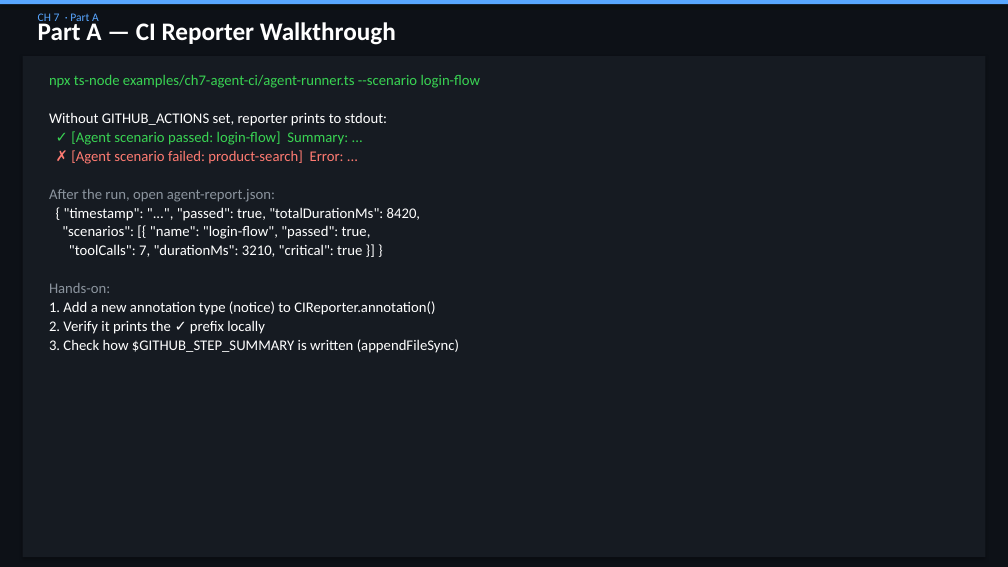
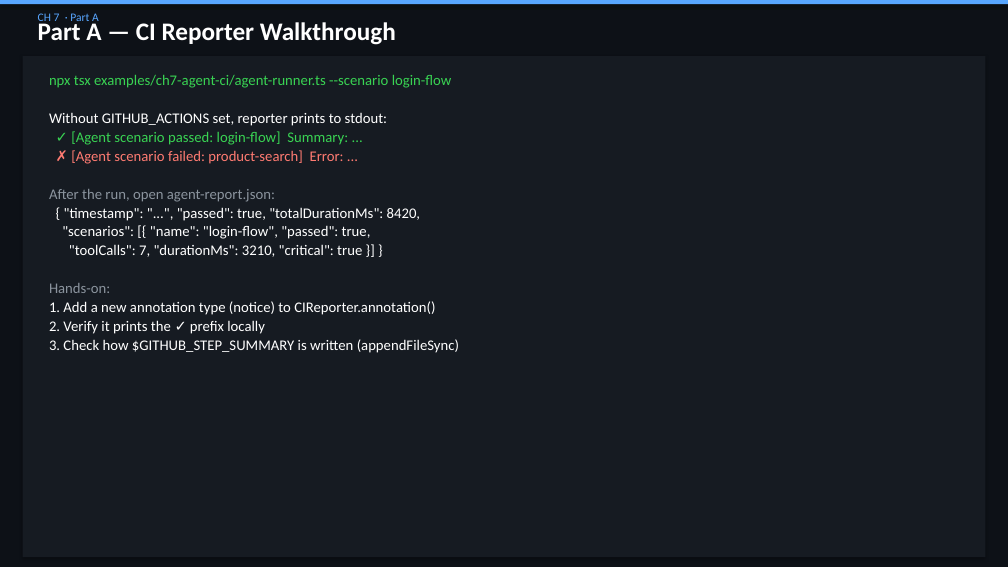
Before and after one commit to QA-Olympians-Academy/web-detective, a slide deck: slide 74 of web-detective-workshop.pptx. Drawn at 1008x567 pixels with LibreOffice and Linux fonts; fonts in the diff are those of the drawing. Boxes give left, top, right and bottom in pixels: in the first picture for what was removed or moved away, otherwise in the second. Text is boxed around its words. In the diff, an @@ line names an element or a change of style, - is before the commit and + after.

Commit message:
fix ts-node

```diff
--- a/web-detective-workshop.pptx
+++ b/web-detective-workshop.pptx
@@ text at box(49, 75, 452, 88): text changed @@
-npx ts-node examples/ch7-agent-ci/agent-runner.ts --scenario login-flow
+npx tsx examples/ch7-agent-ci/agent-runner.ts --scenario login-flow
```
Also in this commit, not shown: 8 other slides changed, 29 other files.
